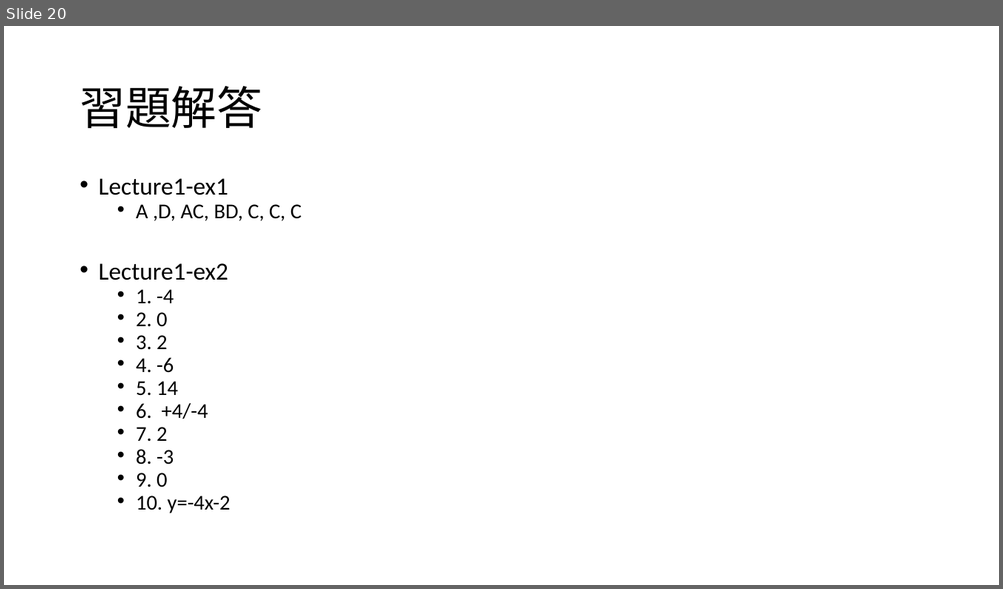
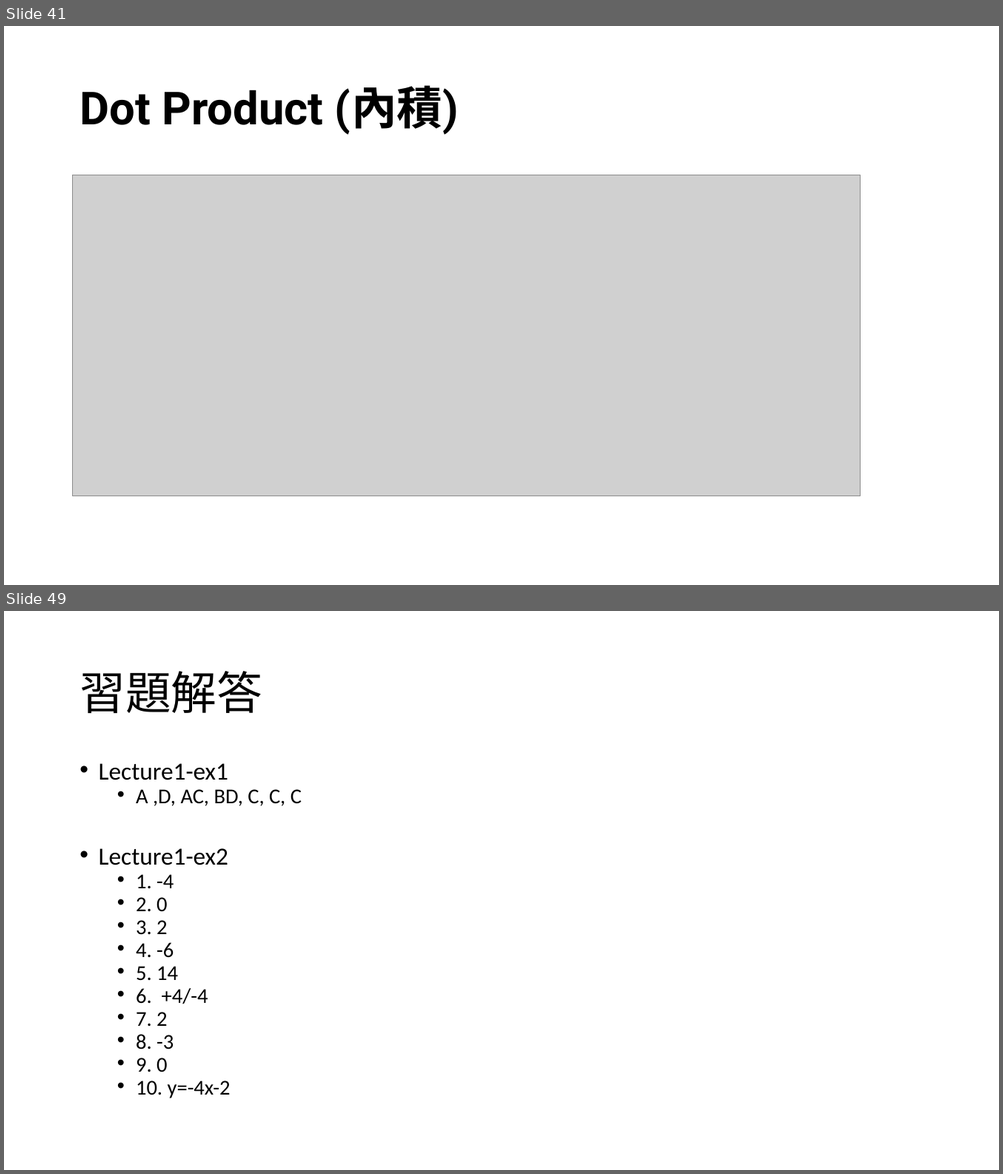
Before and after one commit to yychiang/110-2-VNU-Curriculum, a slide deck: 深度學習/深度學習數學基礎-1.pptx. Shown one above the other, each under a label of ours: slide 20 before the commit, slides 41 and 49 after it; the slides between them are not shown. The pictures are 1003x589 and 1003x1174 pixels, drawn with LibreOffice and Linux fonts; fonts in the diff are those of the drawing; grey boxes stand for pictures. Boxes give left, top, right and bottom in pixels: in the first picture for what was removed or moved away, otherwise in the second. Text is boxed around its words. In the diff, an @@ line names an element or a change of style, - is before the commit and + after.

```diff
--- a/深度學習/深度學習數學基礎-1.pptx
+++ b/深度學習/深度學習數學基礎-1.pptx
@@ slide 41 added at <box>4,26,999,585</box>, background #FFFFFF @@
@@ title added at <box>79,85,458,135</box>, 44 pt, text #000000, bold @@
+Dot Product (內積)
@@ picture added at <box>73,175,859,497</box> @@
@@ what was slide 20 is now slide 49 @@
```
Also in this commit, not shown: 28 other slides added.
